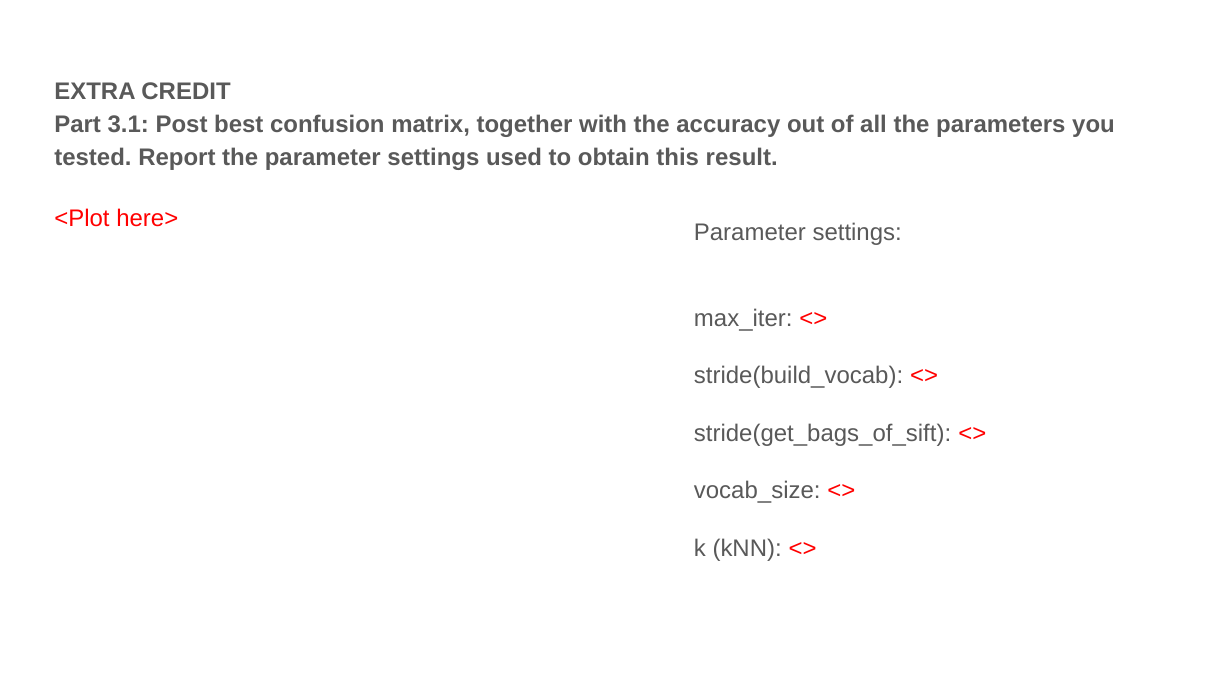
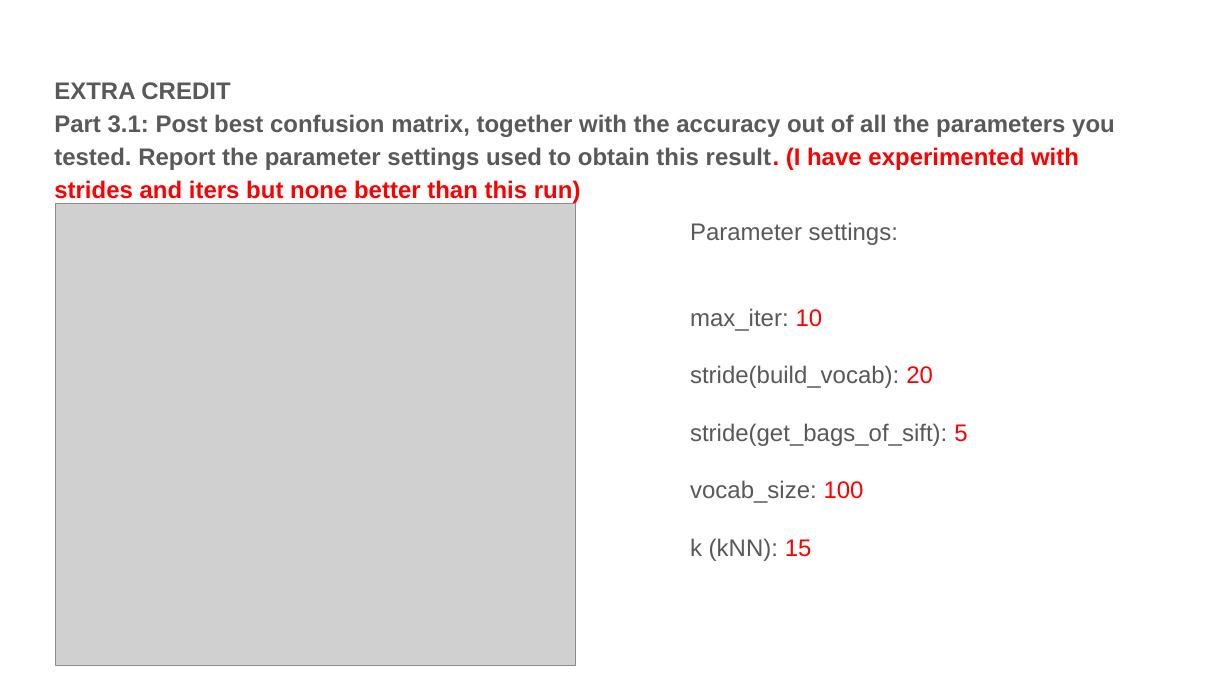
Before and after one commit to dixkheads/computer-vision-homework, a slide deck: slide 13 of hw/ps3/proj3_template.pptx. Drawn at 1232x693 pixels with LibreOffice and Linux fonts; fonts in the diff are those of the drawing; grey boxes stand for pictures. Boxes give left, top, right and bottom in pixels: in the first picture for what was removed or moved away, otherwise in the second. Text is boxed around its words. In the diff, an @@ line names an element or a change of style, - is before the commit and + after.

```diff
--- a/hw/ps3/proj3_template.pptx
+++ b/hw/ps3/proj3_template.pptx
@@ text at (54, 114, 1115, 204): text changed @@
-Part 3.1: Post best confusion matrix, together with the accuracy out of all the parameters you tested. Report the parameter settings used to obtain this result.
+Part 3.1: Post best confusion matrix, together with the accuracy out of all the parameters you tested. Report the parameter settings used to obtain this result. (I have experimented with strides and iters but none better than this run)
@@ picture added at (55, 203, 575, 665) @@
@@ text at (690, 308, 967, 561): text changed @@
-max_iter: <>
-stride(build_vocab): <>
-stride(get_bags_of_sift): <>
-vocab_size: <>
-k (kNN): <>
+max_iter: 10
+stride(build_vocab): 20
+stride(get_bags_of_sift): 5
+vocab_size: 100
+k (kNN): 15
```
Also in this commit, not shown: 7 other slides changed, 4 other files.
